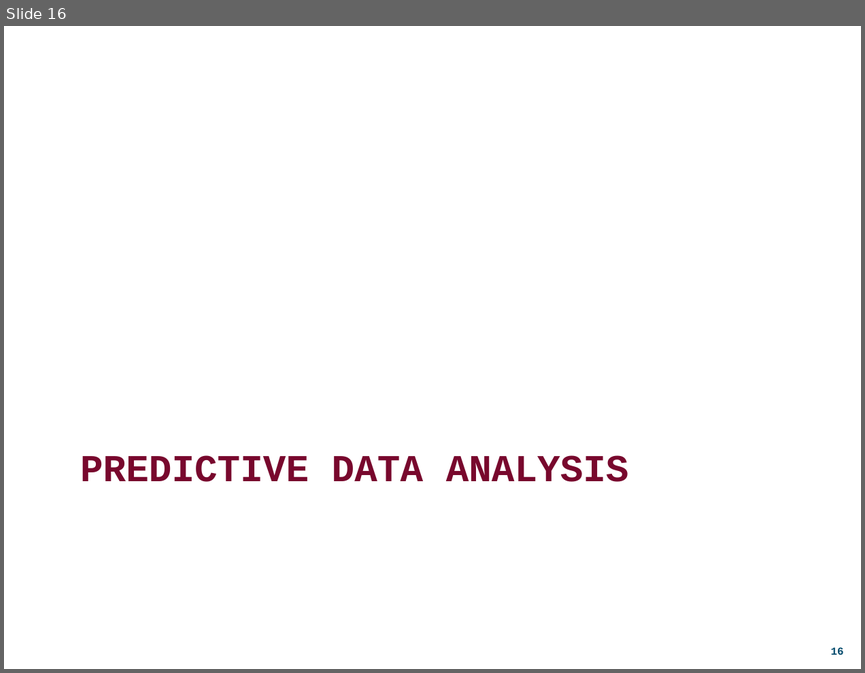
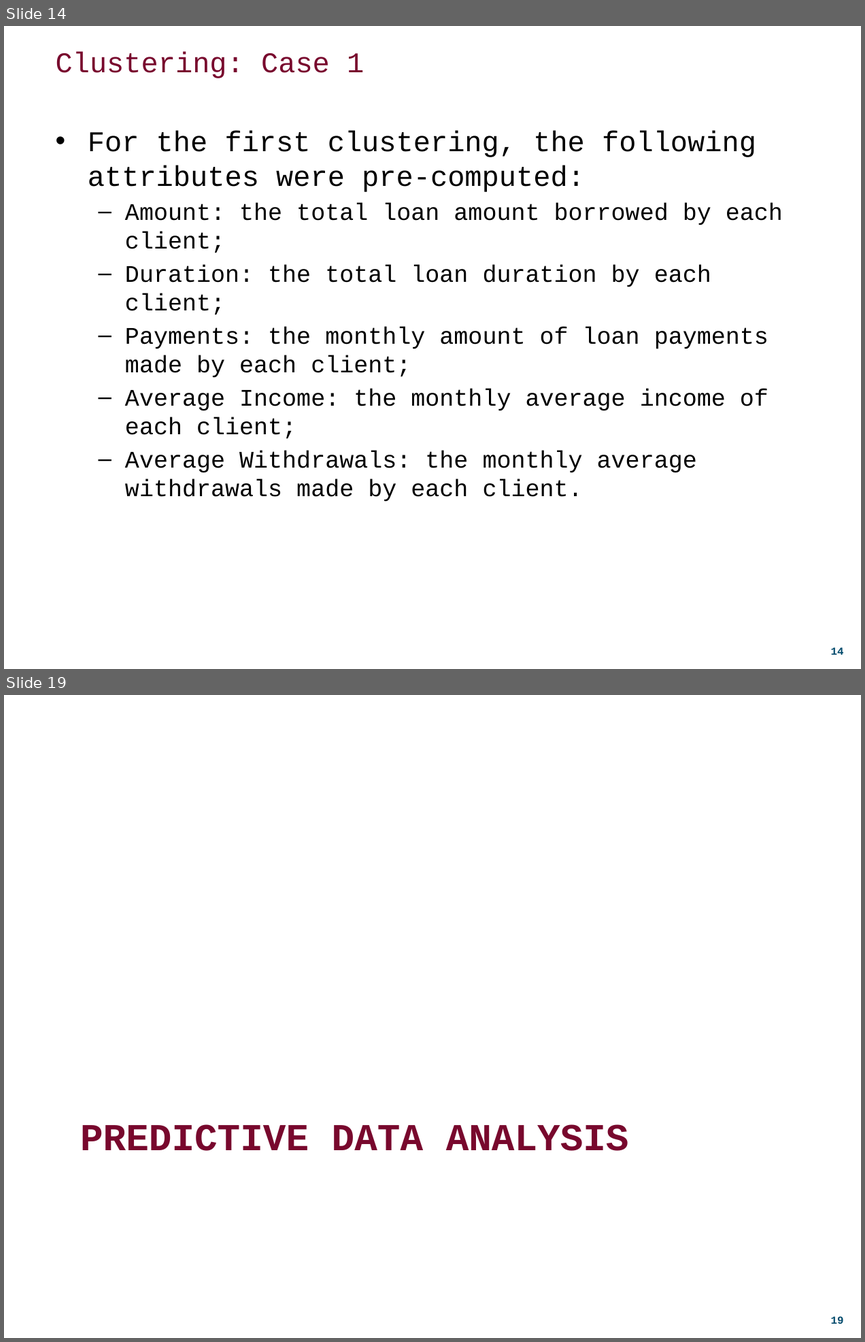
Before and after one commit to DDuarte/DataMiningBanking, a slide deck: Presentation/ecac_presentation.pptx. Shown one above the other, each under a label of ours: slide 16 before the commit, slides 14 and 19 after it; the slides between them are not shown. The pictures are 865x673 and 865x1342 pixels, drawn with LibreOffice and Linux fonts; fonts in the diff are those of the drawing; background and template pictures are left out. Boxes give left, top, right and bottom in pixels: in the first picture for what was removed or moved away, otherwise in the second. Text is boxed around its words. In the diff, an @@ line names an element or a change of style, - is before the commit and + after.

```diff
--- a/Presentation/ecac_presentation.pptx
+++ b/Presentation/ecac_presentation.pptx
@@ slide 14 added at bbox=[4, 26, 861, 669], background #FFFFFF; not listed: 1 template element that a slide beside it also shows @@
@@ title added at bbox=[56, 52, 364, 78], 24 pt, text #78082D @@
+Clustering: Case 1
@@ text added at bbox=[88, 131, 783, 501], 20 pt, text #000000 @@
+• For the first clustering, the following attributes were pre-computed:
+  – Amount: the total loan amount borrowed by each client;
+  – Duration: the total loan duration by each client;
+  – Payments: the monthly amount of loan payments made by each client;
+  – Average Income: the monthly average income of each client;
+  – Average Withdrawals: the monthly average withdrawals made by each client.
@@ what was slide 16 is now slide 19 @@
```
Also in this commit, not shown: 4 slides changed, 15 other slides added, 1 slide removed.
